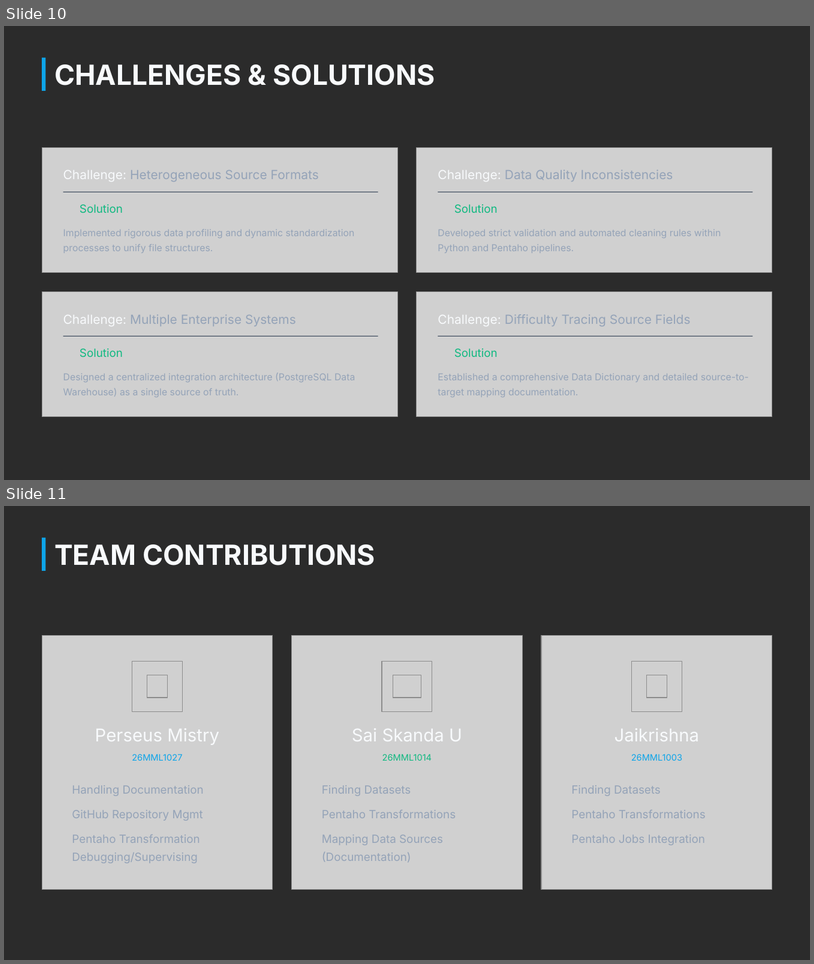
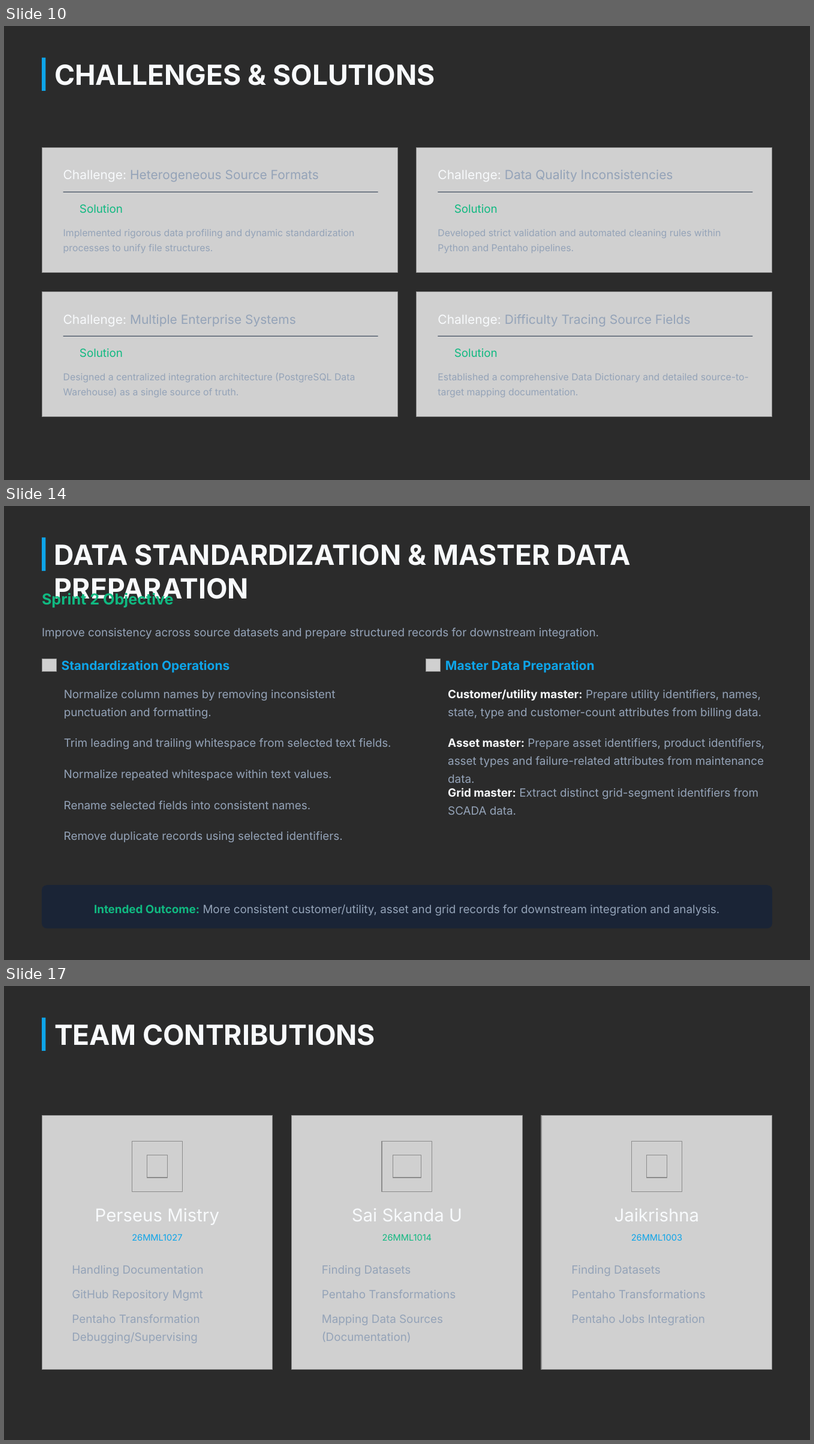
Before and after one commit to Perseus04/Enterprise-Energy-Data-Platform, a slide deck: docs/report/Enterprise Energy Data Platform Progress 1.pptx. Shown one above the other, each under a label of ours: slides 10 and 11 before the commit, slides 10, 14 and 17 after it; the slides between them are not shown. The pictures are 814x964 and 814x1444 pixels, drawn with LibreOffice and Linux fonts; fonts in the diff are those of the drawing; grey boxes stand for pictures; background and template pictures are left out; a plain dark background stands for a picture behind light text. Boxes give left, top, right and bottom in pixels: in the first picture for what was removed or moved away, otherwise in the second. Text is boxed around its words. In the diff, an @@ line names an element or a change of style, - is before the commit and + after.

```diff
--- a/docs/report/Enterprise Energy Data Platform Progress 1.pptx
+++ b/docs/report/Enterprise Energy Data Platform Progress 1.pptx
@@ slide 14 added at bbox=[4, 506, 810, 960], background picture (left out) @@
@@ rectangle added at bbox=[42, 537, 45, 571], fill #0EA5E9 @@
@@ text added at bbox=[54, 544, 631, 604], 33 pt, text #F8FAFC, bold @@
+DATA STANDARDIZATION & MASTER DATA PREPARATION
@@ text added at bbox=[42, 592, 174, 607], 18 pt, text #10B981, bold @@
+Sprint 2 Objective
@@ text added at bbox=[42, 627, 599, 639], 13.5 pt, text #94A3B8 @@
+Improve consistency across source datasets and prepare structured records for downstream integration.
@@ picture added at bbox=[42, 659, 56, 672] @@
@@ text added at bbox=[62, 660, 230, 673], 15 pt, text #0EA5E9, bold @@
+Standardization Operations
@@ picture added at bbox=[426, 659, 441, 672] @@
@@ text added at bbox=[446, 660, 594, 673], 15 pt, text #0EA5E9, bold @@
+Master Data Preparation
@@ text added at bbox=[64, 690, 335, 718], 13.5 pt, text #94A3B8 @@
+Normalize column names by removing inconsistent punctuation and formatting.
@@ text added at bbox=[448, 689, 762, 718], 13.5 pt, text #94A3B8 @@
+Customer/utility master: Prepare utility identifiers, names, state, type and customer-count attributes from billing data.
@@ text added at bbox=[64, 738, 392, 749], 13.5 pt, text #94A3B8 @@
+Trim leading and trailing whitespace from selected text fields.
@@ text added at bbox=[448, 738, 765, 783], 13.5 pt, text #94A3B8 @@
+Asset master: Prepare asset identifiers, product identifiers, asset types and failure-related attributes from maintenance data.
@@ text added at bbox=[64, 769, 332, 780], 13.5 pt, text #94A3B8 @@
+Normalize repeated whitespace within text values.
@@ text added at bbox=[448, 787, 759, 814], 13.5 pt, text #94A3B8 @@
+Grid master: Extract distinct grid-segment identifiers from SCADA data.
@@ text added at bbox=[64, 800, 311, 809], 13.5 pt, text #94A3B8 @@
+Rename selected fields into consistent names.
@@ text added at bbox=[64, 831, 343, 842], 13.5 pt, text #94A3B8 @@
+Remove duplicate records using selected identifiers.
@@ rounded rectangle added at bbox=[42, 885, 772, 928], fill #1A2436 @@
@@ text added at bbox=[94, 904, 720, 915], 13.5 pt, text #94A3B8 @@
+Intended Outcome: More consistent customer/utility, asset and grid records for downstream integration and analysis.
@@ what was slide 11 is now slide 17 @@
```
Also in this commit, not shown: 1 slide changed, 5 other slides added, 16 other files.
